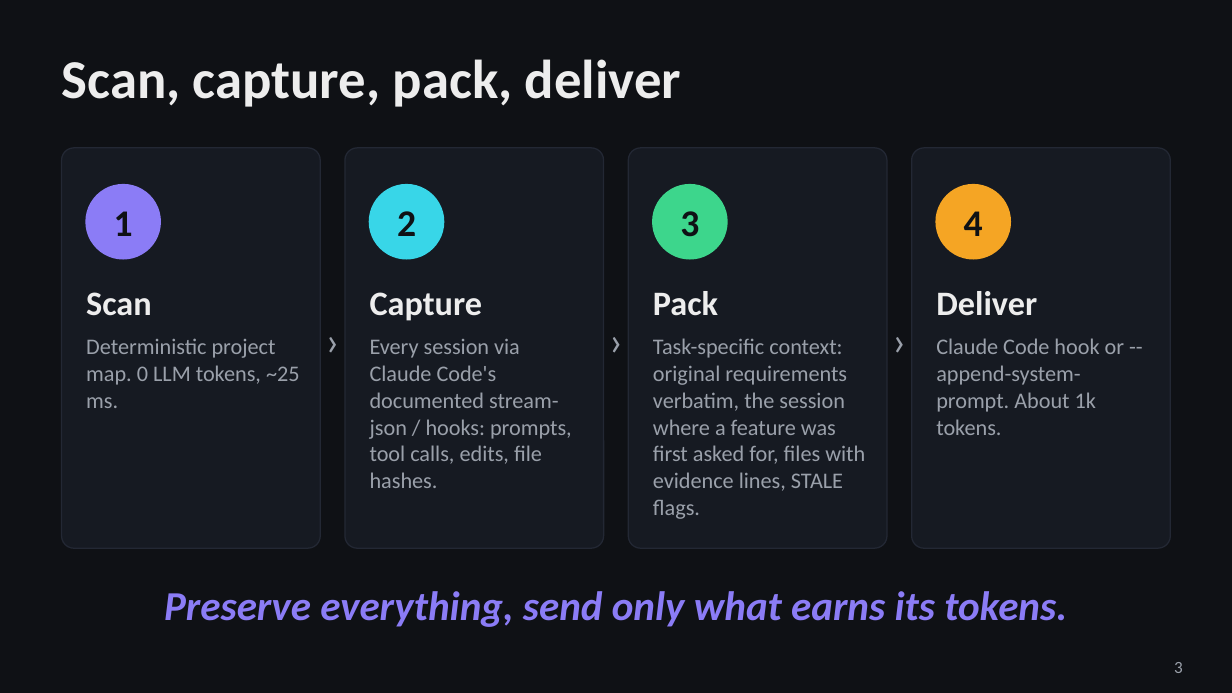
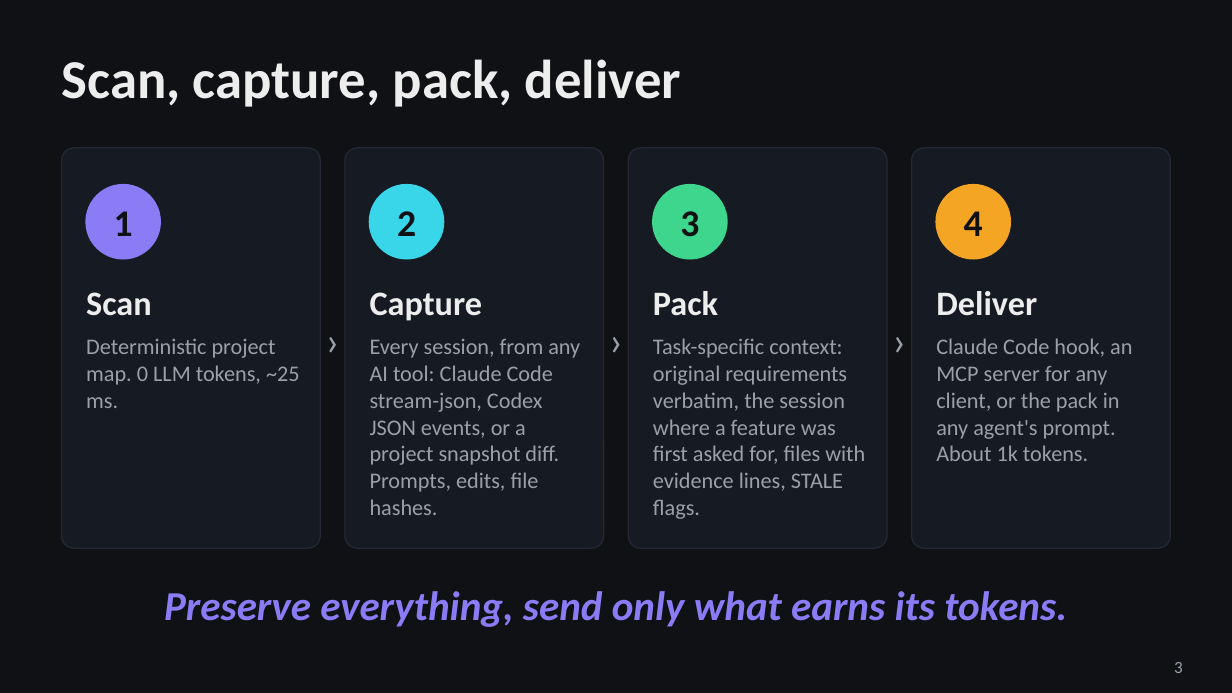
Before and after one commit to Thamer-A/devmemory-hackathon, a slide deck: slide 3 of docs/deck/DevMemory.pptx. Drawn at 1232x693 pixels with LibreOffice and Linux fonts; fonts in the diff are those of the drawing. Boxes give left, top, right and bottom in pixels: in the first picture for what was removed or moved away, otherwise in the second. Text is boxed around its words. In the diff, an @@ line names an element or a change of style, - is before the commit and + after.

```diff
--- a/docs/deck/DevMemory.pptx
+++ b/docs/deck/DevMemory.pptx
@@ text at box(370, 339, 580, 515): text changed @@
-Every session via Claude Code's documented stream-json / hooks: prompts, tool calls, edits, file hashes.
+Every session, from any AI tool: Claude Code stream-json, Codex JSON events, or a project snapshot diff. Prompts, edits, file hashes.
@@ text at box(936, 338, 1132, 461): text changed @@
-Claude Code hook or --append-system-prompt. About 1k tokens.
+Claude Code hook, an MCP server for any client, or the pack in any agent's prompt. About 1k tokens.
```
Also in this commit, not shown: 7 other slides changed, 11 other files.
